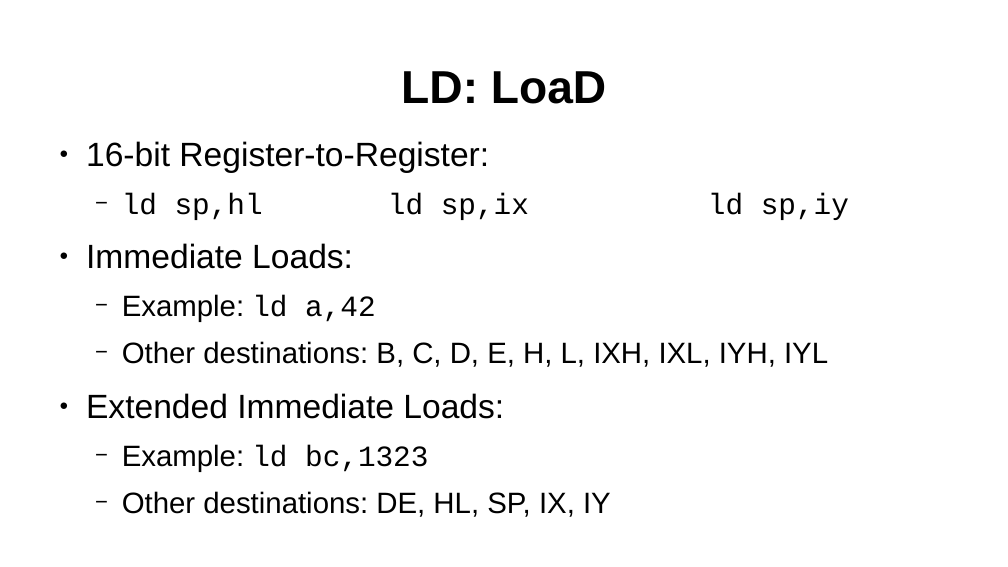
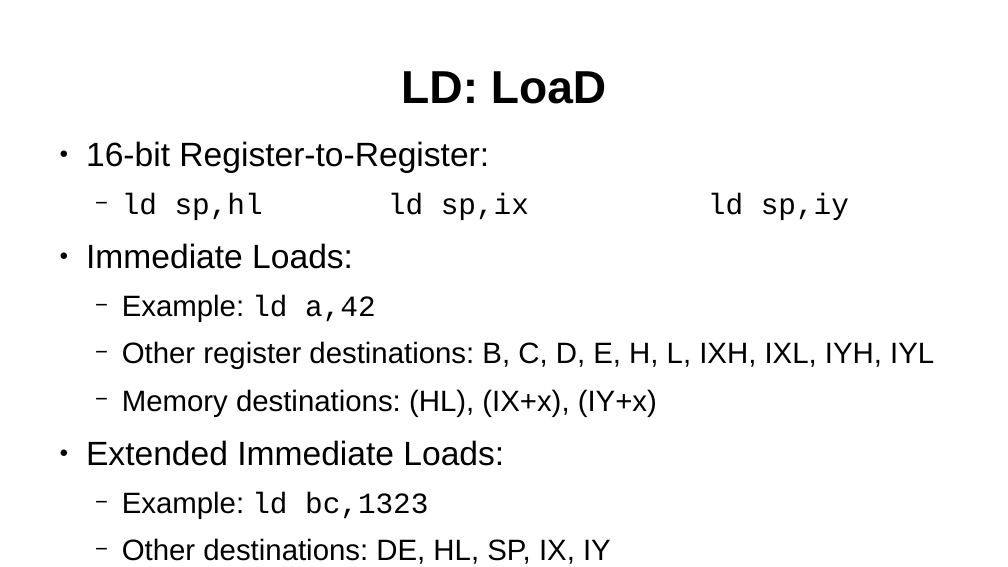
Before and after one commit to SlithyMatt/zxs-assembly-tutorial, a slide deck: slide 7 of Lesson3/Lesson3.odp. Drawn at 1008x567 pixels with LibreOffice and Linux fonts; fonts in the diff are those of the drawing. Boxes give left, top, right and bottom in pixels: in the first picture for what was removed or moved away, otherwise in the second. Text is boxed around its words. In the diff, an @@ line names an element or a change of style, - is before the commit and + after.

```diff
--- a/Lesson3/Lesson3.odp
+++ b/Lesson3/Lesson3.odp
@@ text at bbox=[122, 341, 934, 417]: text changed @@
-  − Other destinations: B, C, D, E, H, L, IXH, IXL, IYH, IYL
+  − Other register destinations: B, C, D, E, H, L, IXH, IXL, IYH, IYL
+  − Memory destinations: (HL), (IX+x), (IY+x)
```
Also in this commit, not shown: 1 other slide changed, 2 other files.
